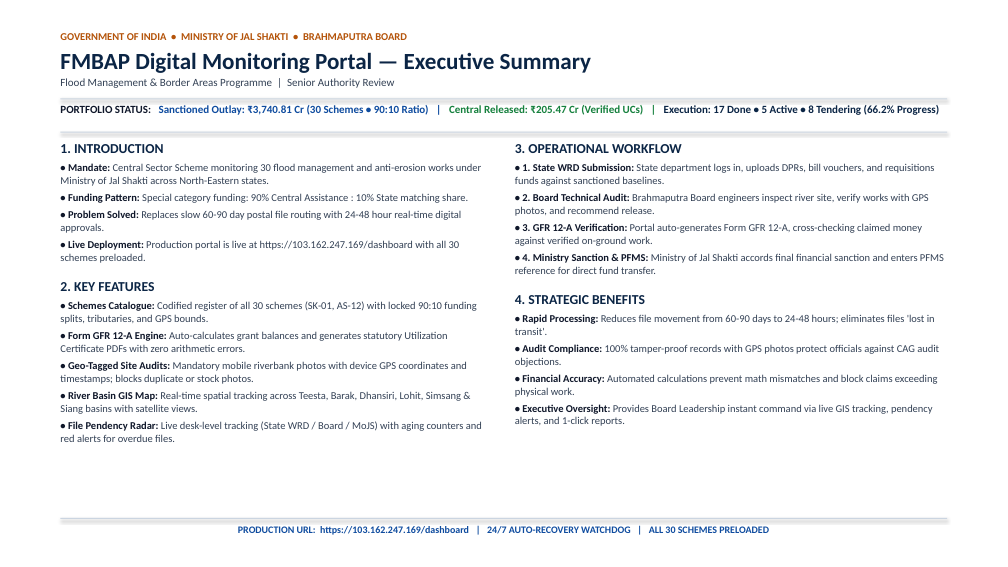
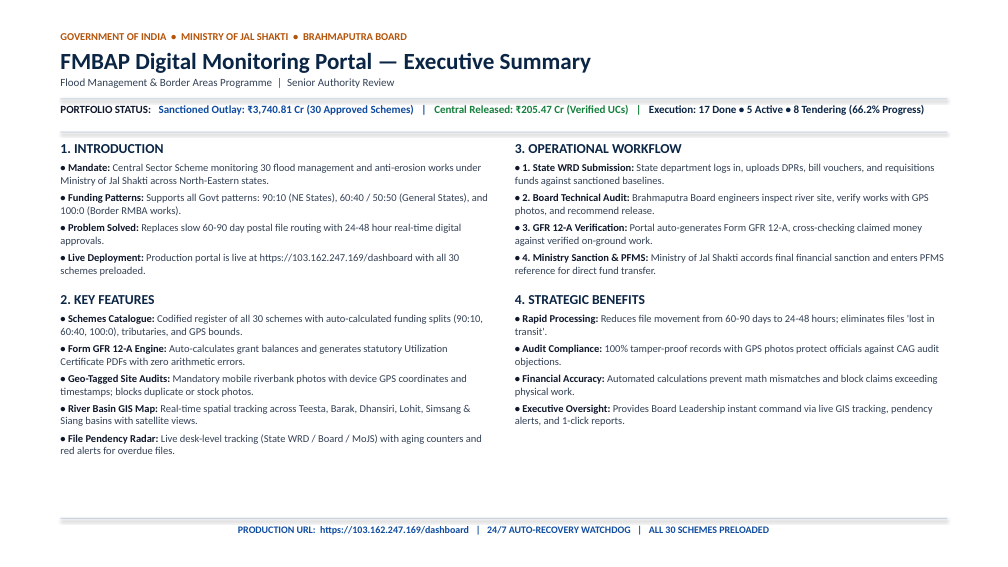
Before and after one commit to suraj3477/fmbap-portal, a slide deck: slide 1 of FMBAP_Portal_Executive_OnePager.pptx. Drawn at 1008x567 pixels with LibreOffice and Linux fonts; fonts in the diff are those of the drawing. Boxes give left, top, right and bottom in pixels: in the first picture for what was removed or moved away, otherwise in the second. Text is boxed around its words. In the diff, an @@ line names an element or a change of style, - is before the commit and + after.

Commit message:
Update PPT to reflect all configurable funding patterns (90:10, 60:40, 50:50, 100:0)

```diff
--- a/FMBAP_Portal_Executive_OnePager.pptx
+++ b/FMBAP_Portal_Executive_OnePager.pptx
@@ text at <box>60,105,924,115</box>: text changed; text colour #0F4C9F to #0B2545 @@
-PORTFOLIO STATUS: Sanctioned Outlay: ₹3,740.81 Cr (30 Schemes • 90:10 Ratio) | Central Released: ₹205.47 Cr (Verified UCs) | Execution: 17 Done • 5 Active • 8 Tendering (66.2% Progress)
+PORTFOLIO STATUS: Sanctioned Outlay: ₹3,740.81 Cr (30 Approved Schemes) | Central Released: ₹205.47 Cr (Verified UCs) | Execution: 17 Done • 5 Active • 8 Tendering (66.2% Progress)
@@ text at <box>60,193,488,215</box>: text changed @@
-• Funding Pattern: Special category funding: 90% Central Assistance : 10% State matching share.
+• Funding Patterns: Supports all Govt patterns: 90:10 (NE States), 60:40 / 50:50 (General States), and 100:0 (Border RMBA works).
@@ text at <box>60,314,483,336</box>: text changed @@
-• Schemes Catalogue: Codified register of all 30 schemes (SK-01, AS-12) with locked 90:10 funding splits, tributaries, and GPS bounds.
+• Schemes Catalogue: Codified register of all 30 schemes with auto-calculated funding splits (90:10, 60:40, 100:0), tributaries, and GPS bounds.
```
Also in this commit, not shown: 2 other files.
